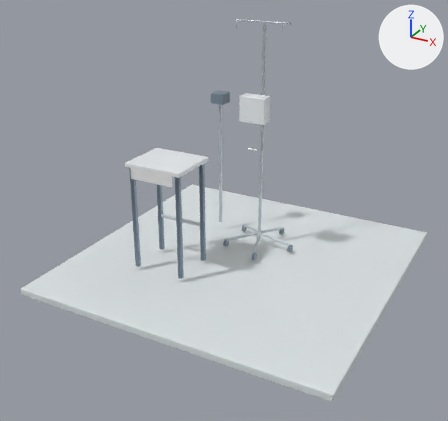
One commit to the glTF model scenes/infusion_ward/meshes/env/workstation.glb: the scene before it, then after it.
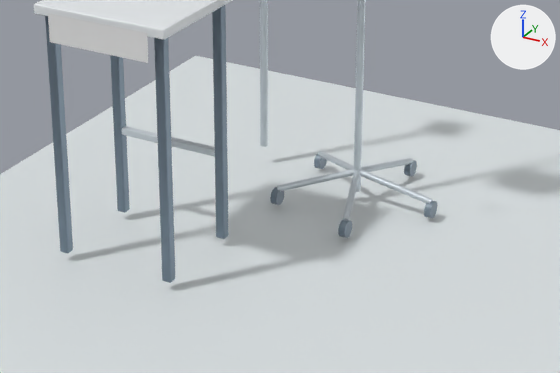
The first picture shows the older version from a 50 mm lens placed at (2.17, -4.06, 2.54), pointed at (-0.04, -0.03, 0.53). The close-ups show the older and then the newer version on the part from 25% to 77% of the width and 38% to 75% of the height of that picture. Only the edits that show in the close-ups are written down. The axes (+X, +Y, +Z) are drawn at upper right. The lights are the same throughout. Where no turn or scale is listed for an object, it has been applied to the vertices.

Names of what the first close-up shows: 'infusion_ward_environment/0000_training_room_floor', 'infusion_ward_environment/0001_worktop', 'infusion_ward_environment/0002_table_leg', 'infusion_ward_environment/0003_table_leg', 'infusion_ward_environment/0004_table_leg', 'infusion_ward_environment/0005_table_leg', 'infusion_ward_environment/0006_cross_member', 'infusion_ward_environment/0007_iv_pole', 'infusion_ward_environment/0008_base_leg', 'infusion_ward_environment/0014_base_leg', 'infusion_ward_environment/0027_monitor_stand', 'infusion_ward_environment/label_29' and 8 more.
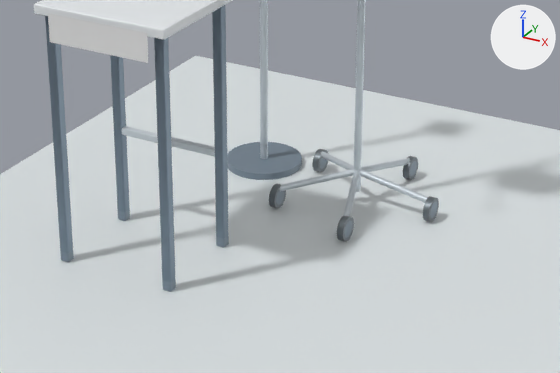
What differs and where, as boxes [x1, y1, x2, y2] in the close-ups (560 x 373 px):
'infusion_ward_environment/0030_monitor_floor_base', added: after [227, 142, 302, 180]
'infusion_ward_environment/0043_caster_floor_tread', added: after [337, 216, 354, 241]
'infusion_ward_environment/0039_caster_floor_tread', added: after [423, 196, 439, 222]
'infusion_ward_environment/0042_caster_floor_tread', added: after [269, 184, 286, 208]
'infusion_ward_environment/0041_caster_floor_tread', added: after [312, 149, 328, 172]
'infusion_ward_environment/0040_caster_floor_tread', added: after [403, 156, 418, 180]
'infusion_ward_environment/0046_table_floor_foot', added: after [162, 279, 176, 292]
'infusion_ward_environment/0044_table_floor_foot', added: after [60, 250, 74, 262]
'infusion_ward_environment/0047_table_floor_foot', added: after [216, 236, 229, 248]
'infusion_ward_environment/0031_monitor_stand_extension', added: after [260, 143, 268, 159]
'infusion_ward_environment/0045_table_floor_foot', added: after [118, 209, 130, 221]

Edits to the bpy script that builds the scene:
```text
Add ob_infusion_ward_environment_0047_table_floor_foot:
    ob_infusion_ward_environment_0047_table_floor_foot = bpy.data.objects.new('infusion_ward_environment/0047_table_floor_foot', me_infusion_ward_environment_0047)  # 6064 vertices, 12124 faces; spans x -0.2575..-0.2225, y -0.0615..-0.0265, z 0.0..0.04; in mat_table_floor_foot_material (greyish blue #748492)
    ob_infusion_ward_environment_0047_table_floor_foot.location = (0.0, 0.0, 0.0)
Add ob_infusion_ward_environment_0046_table_floor_foot:
    ob_infusion_ward_environment_0046_table_floor_foot = bpy.data.objects.new('infusion_ward_environment/0046_table_floor_foot', me_infusion_ward_environment_0046)  # 6064 vertices, 12124 faces; spans x -0.2575..-0.2225, y -0.4135..-0.3785, z 0.0..0.04; in mat_table_floor_foot_material (greyish blue #748492)
    ob_infusion_ward_environment_0046_table_floor_foot.location = (0.0, 0.0, 0.0)
Add ob_infusion_ward_environment_0045_table_floor_foot:
    ob_infusion_ward_environment_0045_table_floor_foot = bpy.data.objects.new('infusion_ward_environment/0045_table_floor_foot', me_infusion_ward_environment_0045)  # 6064 vertices, 12124 faces; spans x -0.6775..-0.6425, y -0.0615..-0.0265, z 0.0..0.04; in mat_table_floor_foot_material (greyish blue #748492)
    ob_infusion_ward_environment_0045_table_floor_foot.location = (0.0, 0.0, 0.0)
Add ob_infusion_ward_environment_0044_table_floor_foot:
    ob_infusion_ward_environment_0044_table_floor_foot = bpy.data.objects.new('infusion_ward_environment/0044_table_floor_foot', me_infusion_ward_environment_0044)  # 6064 vertices, 12124 faces; spans x -0.6775..-0.6425, y -0.4135..-0.3785, z 0.0..0.04; in mat_table_floor_foot_material (greyish blue #748492)
    ob_infusion_ward_environment_0044_table_floor_foot.location = (0.0, 0.0, 0.0)
Add ob_infusion_ward_environment_0043_caster_floor_tread:
    ob_infusion_ward_environment_0043_caster_floor_tread = bpy.data.objects.new('infusion_ward_environment/0043_caster_floor_tread', me_infusion_ward_environment_0043)  # 192 vertices, 384 faces; spans x 0.1102..0.1352, y 0.1597..0.2497, z 0.0..0.09; in mat_caster_floor_tread_material (grey #6c7378)
    ob_infusion_ward_environment_0043_caster_floor_tread.location = (0.0, 0.0, 0.0)
Add ob_infusion_ward_environment_0042_caster_floor_tread:
    ob_infusion_ward_environment_0042_caster_floor_tread = bpy.data.objects.new('infusion_ward_environment/0042_caster_floor_tread', me_infusion_ward_environment_0042)  # 192 vertices, 384 faces; spans x -0.2252..-0.2002, y 0.2687..0.3587, z 0.0..0.09; in mat_caster_floor_tread_material (grey #6c7378)
    ob_infusion_ward_environment_0042_caster_floor_tread.location = (0.0, 0.0, 0.0)
Add ob_infusion_ward_environment_0041_caster_floor_tread:
    ob_infusion_ward_environment_0041_caster_floor_tread = bpy.data.objects.new('infusion_ward_environment/0041_caster_floor_tread', me_infusion_ward_environment_0041)  # 192 vertices, 384 faces; spans x -0.2252..-0.2002, y 0.6213..0.7113, z 0.0..0.09; in mat_caster_floor_tread_material (grey #6c7378)
    ob_infusion_ward_environment_0041_caster_floor_tread.location = (0.0, 0.0, 0.0)
Add ob_infusion_ward_environment_0040_caster_floor_tread:
    ob_infusion_ward_environment_0040_caster_floor_tread = bpy.data.objects.new('infusion_ward_environment/0040_caster_floor_tread', me_infusion_ward_environment_0040)  # 192 vertices, 384 faces; spans x 0.1102..0.1352, y 0.7303..0.8203, z 0.0..0.09; in mat_caster_floor_tread_material (grey #6c7378)
    ob_infusion_ward_environment_0040_caster_floor_tread.location = (0.0, 0.0, 0.0)
Add ob_infusion_ward_environment_0039_caster_floor_tread:
    ob_infusion_ward_environment_0039_caster_floor_tread = bpy.data.objects.new('infusion_ward_environment/0039_caster_floor_tread', me_infusion_ward_environment_0039)  # 192 vertices, 384 faces; spans x 0.3175..0.3425, y 0.445..0.535, z 0.0..0.09; in mat_caster_floor_tread_material (grey #6c7378)
    ob_infusion_ward_environment_0039_caster_floor_tread.location = (0.0, 0.0, 0.0)
Add ob_infusion_ward_environment_0031_monitor_stand_extension:
    ob_infusion_ward_environment_0031_monitor_stand_extension = bpy.data.objects.new('infusion_ward_environment/0031_monitor_stand_extension', me_infusion_ward_environment_0031)  # a 20-sided cylinder along z spanning x -0.455..-0.425, y 0.605..0.635, z 0.024..0.09; in mat_monitor_stand_extension_material (light grey #c8d1d7)
    ob_infusion_ward_environment_0031_monitor_stand_extension.location = (0.0, 0.0, 0.0)
Add ob_infusion_ward_environment_0030_monitor_floor_base:
    ob_infusion_ward_environment_0030_monitor_floor_base = bpy.data.objects.new('infusion_ward_environment/0030_monitor_floor_base', me_infusion_ward_environment_0030)  # a 40-sided cylinder along z spanning x -0.59..-0.29, y 0.47..0.77, z 0.0..0.026; in mat_monitor_floor_base_material (greyish blue #748492)
    ob_infusion_ward_environment_0030_monitor_floor_base.location = (0.0, 0.0, 0.0)
```
